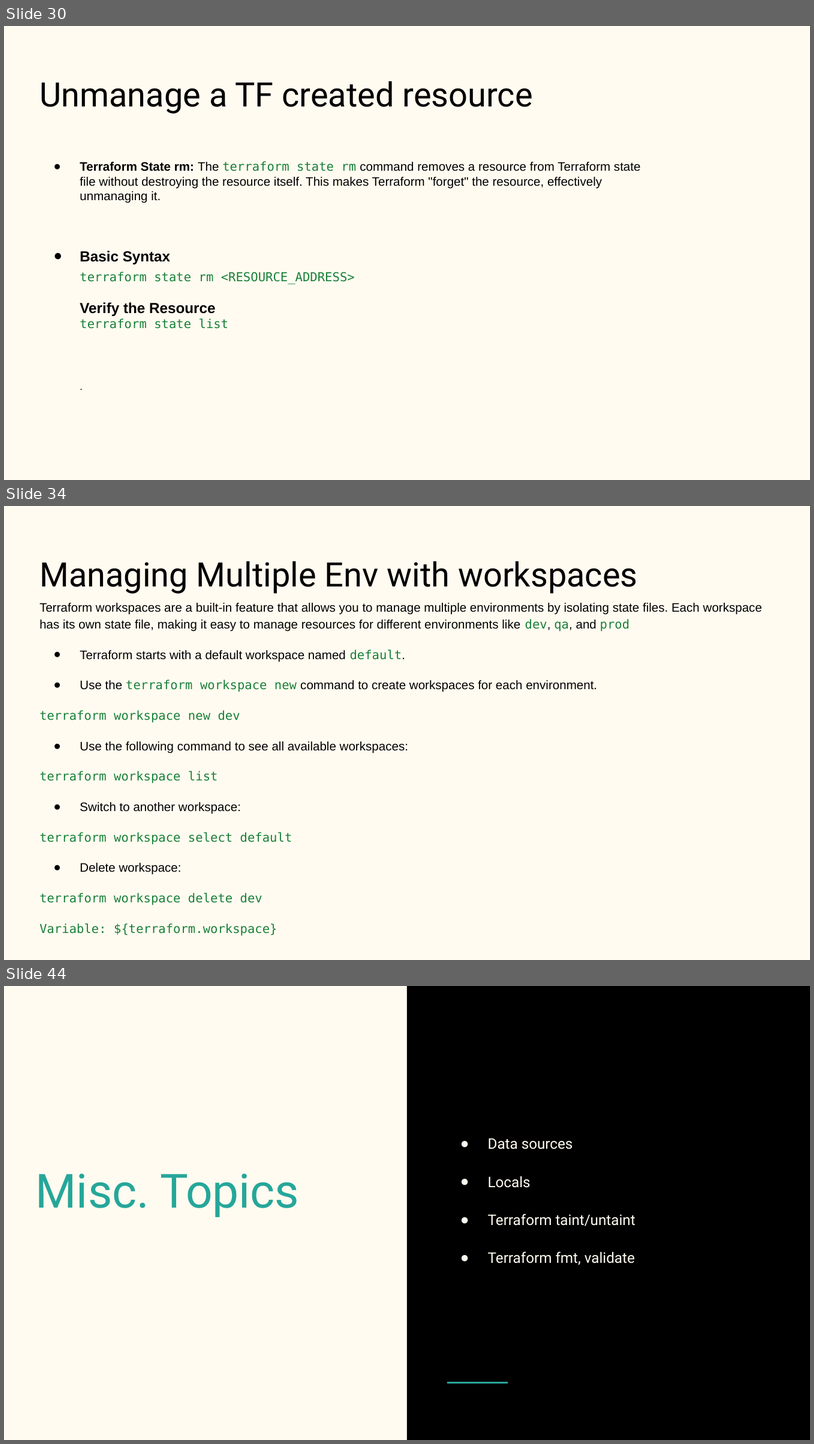
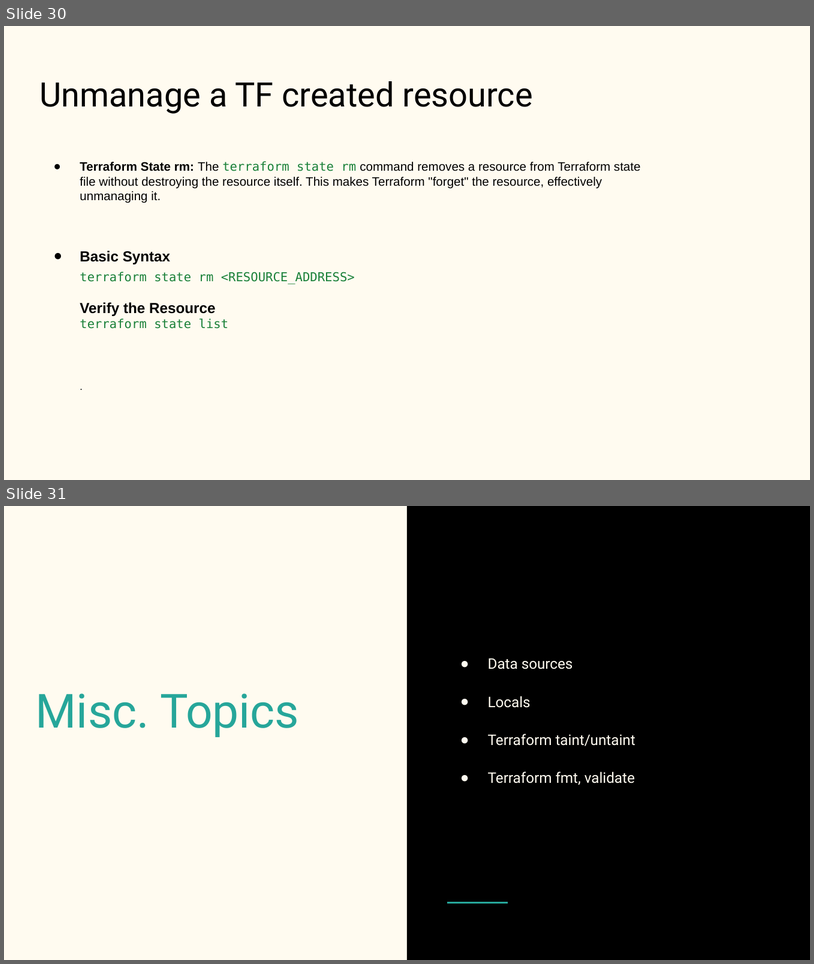
Before and after one commit to aishp411/PPMCAD12, a slide deck: Terraform/Terraform.pptx. Shown one above the other, each under a label of ours: slides 30, 34 and 44 before the commit, slides 30 and 31 after it; the slides between them are not shown. The pictures are 814x1444 and 814x964 pixels, drawn with LibreOffice and Linux fonts; fonts in the diff are those of the drawing. Boxes give left, top, right and bottom in pixels: in the first picture for what was removed or moved away, otherwise in the second. Text is boxed around its words. In the diff, an @@ line names an element or a change of style, - is before the commit and + after.

```diff
--- a/Terraform/Terraform.pptx
+++ b/Terraform/Terraform.pptx
@@ slide 34 removed at [4, 506, 810, 960], background #FFFBF0 @@
@@ title removed at [39, 561, 638, 594] @@
-Managing Multiple Env with workspaces
@@ text removed at [39, 603, 762, 936] @@
-Terraform workspaces are a built-in feature that allows you to manage multiple environments by isolating state files. Each workspace has its own state file, making it easy to manage resources for different environments like dev, qa, and prod
-● Terraform starts with a default workspace named default.
-● Use the terraform workspace new command to create workspaces for each environment.
-terraform workspace new dev
-● Use the following command to see all available workspaces:
-terraform workspace list
-● Switch to another workspace:
-terraform workspace select default
-● Delete workspace:
-terraform workspace delete dev
-Variable: ${terraform.workspace}
@@ what was slide 44 is now slide 31 @@
```
Also in this commit, not shown: 2 slides changed, 13 other slides removed, 35 other files.
